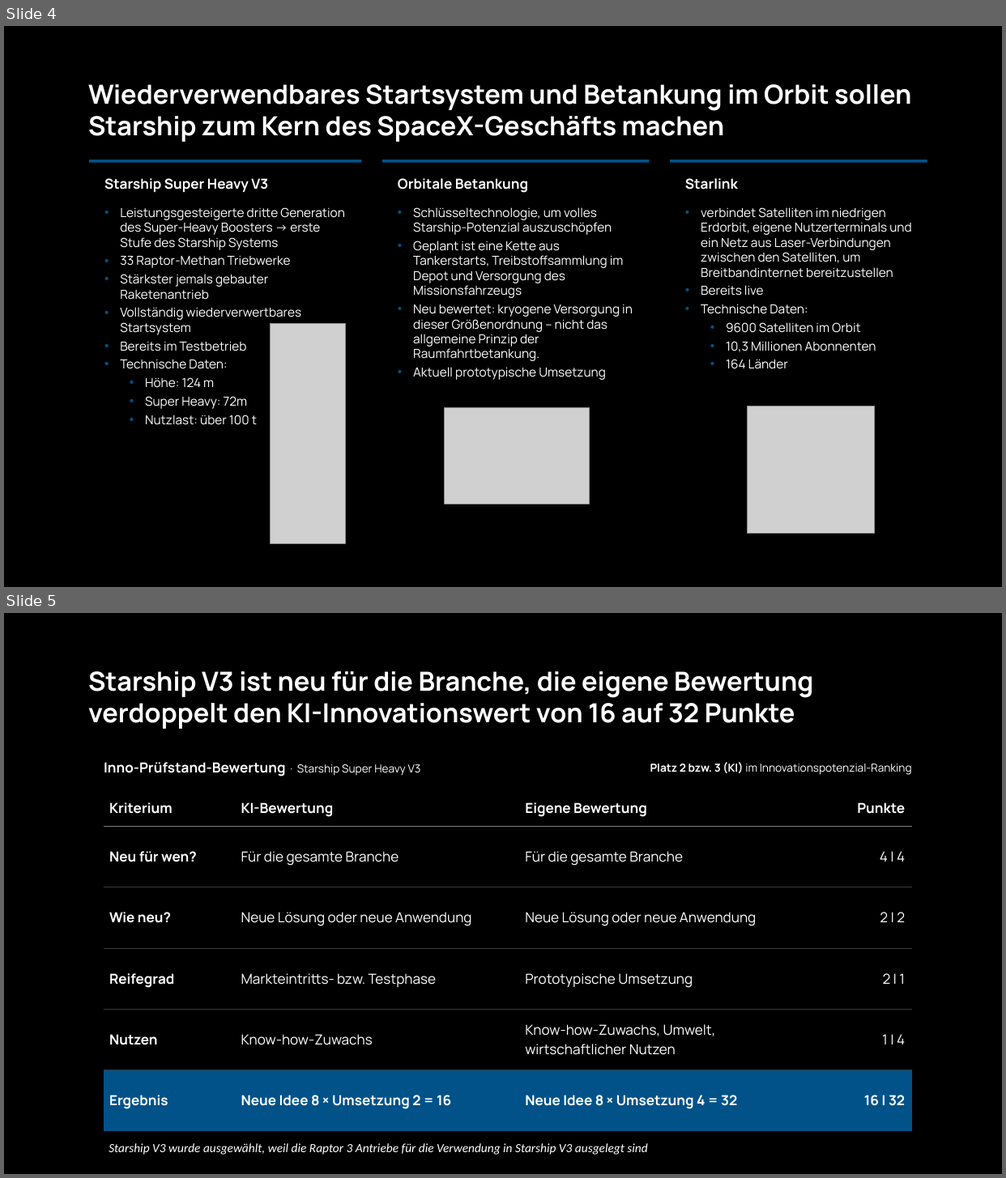
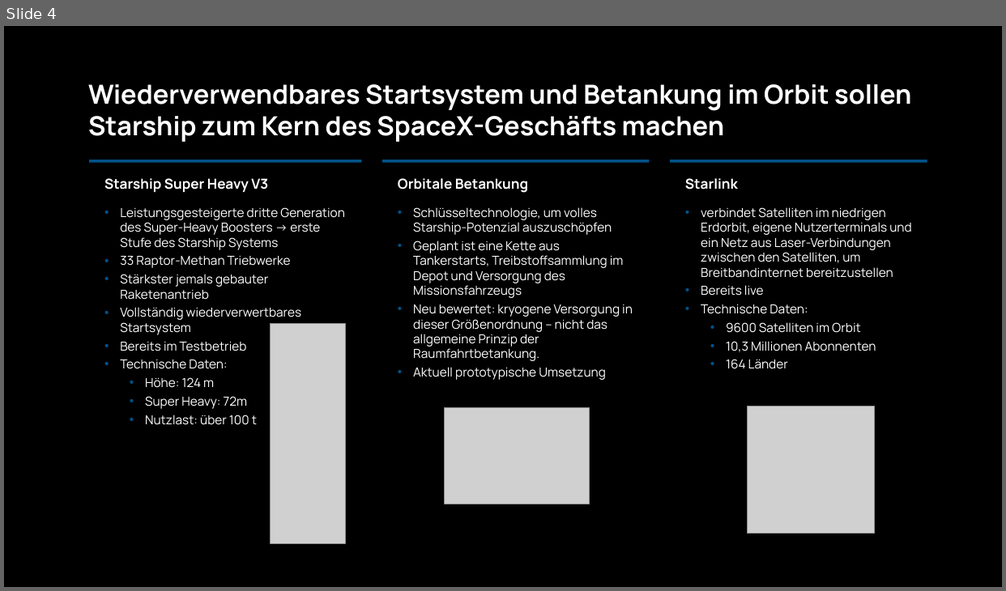
Before and after one commit to Pogoner/InnovationManagement, a slide deck: quellen/Schritt_1_Unternehmensvorstellung.pptx. Shown one above the other, each under a label of ours: slides 4 and 5 before the commit, slide 4 after it. The pictures are 1006x1178 and 1006x591 pixels, drawn with LibreOffice and Linux fonts; fonts in the diff are those of the drawing; grey boxes stand for pictures. Boxes give left, top, right and bottom in pixels: in the first picture for what was removed or moved away, otherwise in the second. Text is boxed around its words. In the diff, an @@ line names an element or a change of style, - is before the commit and + after.

```diff
--- a/quellen/Schritt_1_Unternehmensvorstellung.pptx
+++ b/quellen/Schritt_1_Unternehmensvorstellung.pptx
@@ slide 5 removed at box(4, 613, 1002, 1174), background #000000 @@
@@ text removed at box(88, 671, 813, 729) @@
-Starship V3 ist neu für die Branche, die eigene Bewertung verdoppelt den KI-Innovationswert von 16 auf 32 Punkte
@@ text removed at box(104, 762, 421, 777) @@
-Inno-Prüfstand-Bewertung · Starship Super Heavy V3
@@ text removed at box(650, 762, 912, 775) @@
-Platz 2 bzw. 3 (KI) im Innovationspotenzial-Ranking
@@ table removed at box(104, 790, 912, 1131), 6 rows, 4 columns @@
-Kriterium | KI-Bewertung | Eigene Bewertung | Punkte
-Neu für wen? | Für die gesamte Branche | Für die gesamte Branche | 4 | 4
-Wie neu? | Neue Lösung oder neue Anwendung | Neue Lösung oder neue Anwendung | 2 | 2
-Reifegrad | Markteintritts- bzw. Testphase | Prototypische Umsetzung | 2 | 1
-Nutzen | Know-how-Zuwachs | Know-how-Zuwachs, Umwelt, wirtschaftlicher Nutzen | 1 | 4
-Ergebnis | Neue Idee 8 × Umsetzung 2 = 16 | Neue Idee 8 × Umsetzung 4 = 32 | 16 | 32
@@ text removed at box(108, 1144, 647, 1155) @@
-Starship V3 wurde ausgewählt, weil die Raptor 3 Antriebe für die Verwendung in Starship V3 ausgelegt sind
```
Also in this commit, not shown: 1 other slide removed, 7 other files.
